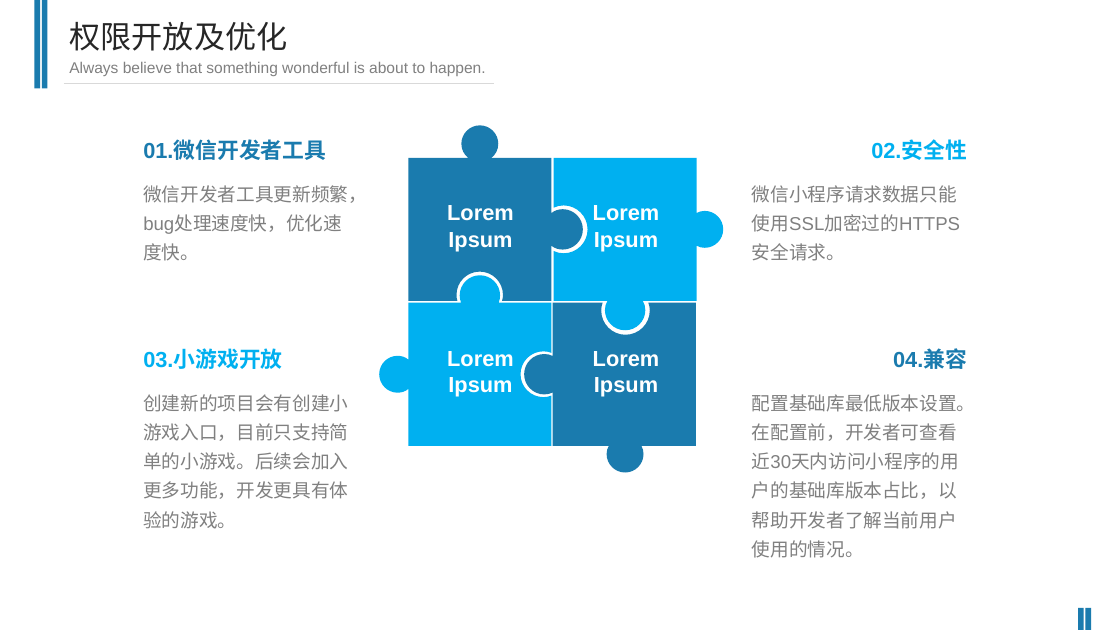
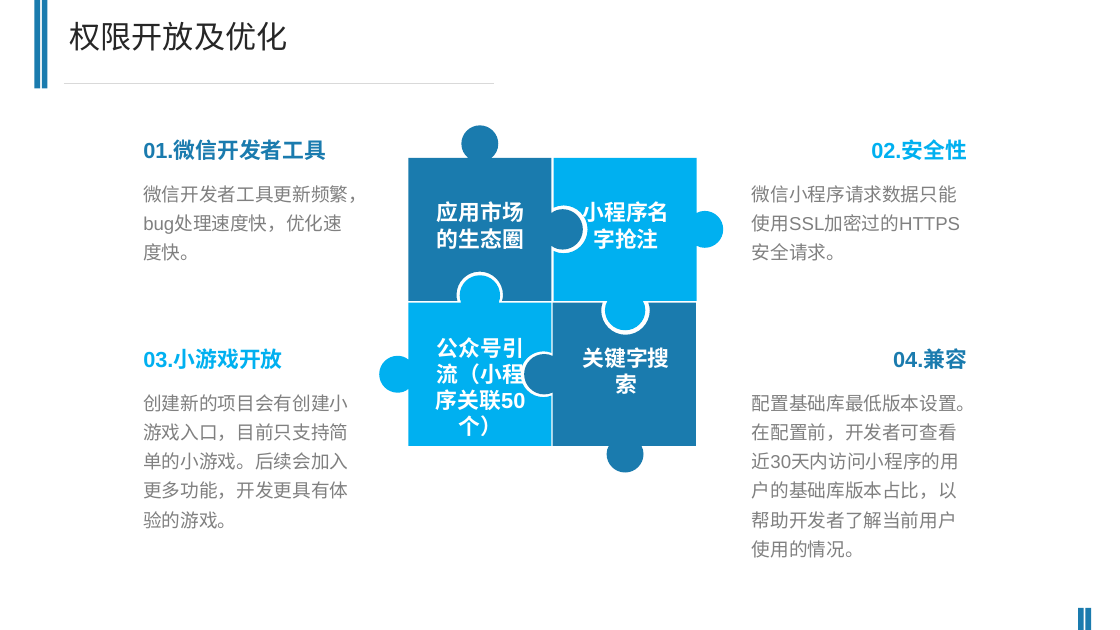
Before and after one commit to chanchunlei/weChat, a slide deck: slide 7 of ccl.pptx. Drawn at 1120x630 pixels with LibreOffice and Linux fonts; fonts in the diff are those of the drawing. Boxes give left, top, right and bottom in pixels: in the first picture for what was removed or moved away, otherwise in the second. Text is boxed around its words. In the diff, an @@ line names an element or a change of style, - is before the commit and + after.

```diff
--- a/ccl.pptx
+++ b/ccl.pptx
@@ text removed at bbox=[69, 62, 486, 76] @@
-Always believe that something wonderful is about to happen.
@@ text at bbox=[437, 201, 524, 249]: text changed @@
-Lorem
-Ipsum
+应用市场的生态圈
@@ text at bbox=[582, 201, 669, 249]: text changed @@
-Lorem
-Ipsum
+小程序名字抢注
@@ text at bbox=[436, 337, 526, 410]: text changed @@
-Lorem
-Ipsum
+公众号引流（小程序关联50个）
@@ text at bbox=[582, 347, 669, 394]: text changed @@
-Lorem
-Ipsum
+关键字搜索
```
Also in this commit, not shown: 2 other slides changed, 10 slides added, 16 slides removed.
